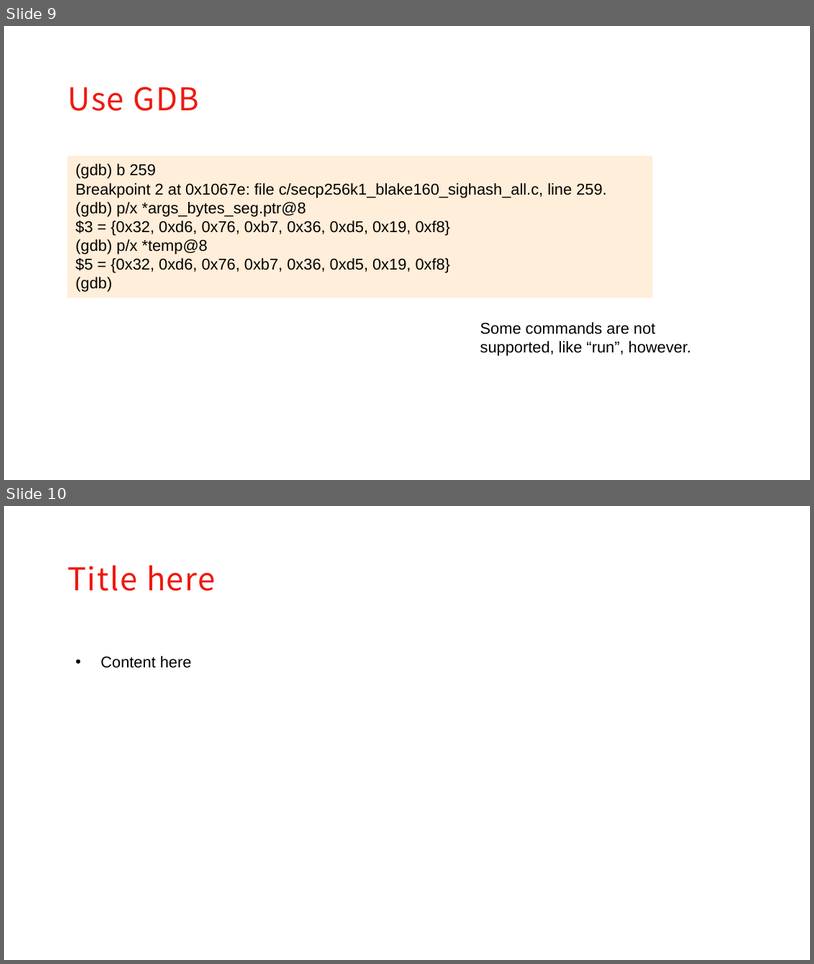
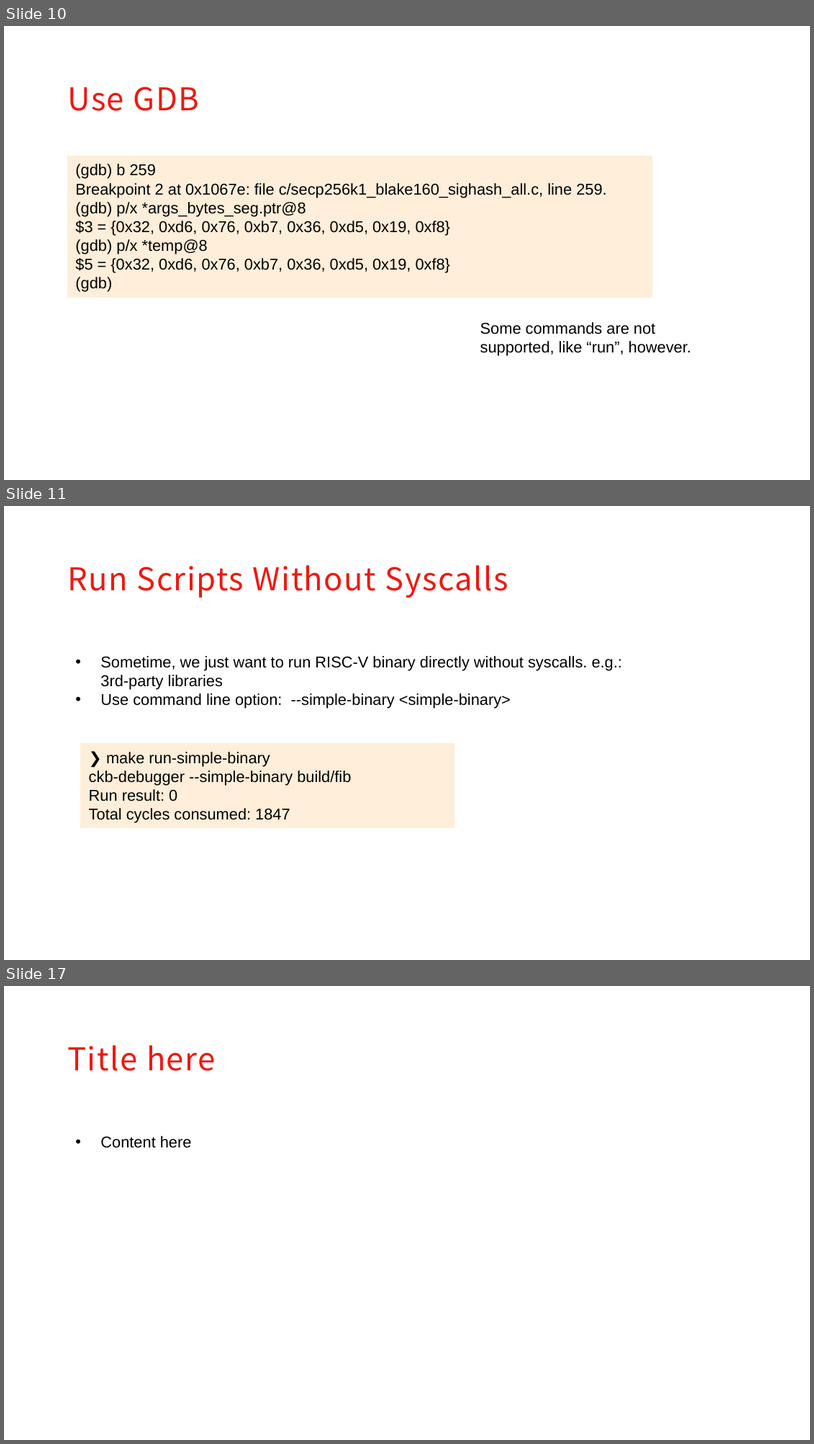
Before and after one commit to XuJiandong/ckb-debugger-playground, a slide deck: slides/presentation.pptx. Shown one above the other, each under a label of ours: slides 9 and 10 before the commit, slides 10, 11 and 17 after it; the slides between them are not shown. The pictures are 814x964 and 814x1444 pixels, drawn with LibreOffice and Linux fonts; fonts in the diff are those of the drawing; background and template pictures are left out. Boxes give left, top, right and bottom in pixels: in the first picture for what was removed or moved away, otherwise in the second. Text is boxed around its words. In the diff, an @@ line names an element or a change of style, - is before the commit and + after.

```diff
--- a/slides/presentation.pptx
+++ b/slides/presentation.pptx
@@ slide 11 added at [4,506,810,960], background #FFFFFF @@
@@ text added at [67,565,509,597], 28 pt, text #EF190F @@
+Run Scripts Without Syscalls
@@ text added at [100,656,622,708], 14 pt, text #000000 @@
+• Sometime, we just want to run RISC-V binary directly without syscalls. e.g.: 3rd-party libraries
+• Use command line option: --simple-binary <simple-binary>
@@ rectangle added at [80,744,454,828], fill #FFEED9, outline #FFEED9 0.75 pt, 14 pt, text #000000 @@
+❯ make run-simple-binary
+ckb-debugger --simple-binary build/fib
+Run result: 0
+Total cycles consumed: 1847
@@ what was slide 9 is now slide 10 @@
@@ what was slide 10 is now slide 17 @@
```
Also in this commit, not shown: 4 slides changed, 6 other slides added, 1 slide removed, 2 other files.
